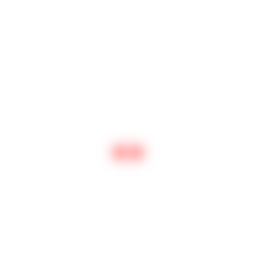
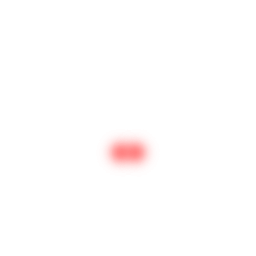
Layers edited between the first and the second 256x256 image:
added layer "red copy 2" above "red copy" over [112, 132, 155, 173]
added layer "red copy 3" above "red" over [101, 132, 144, 173]
